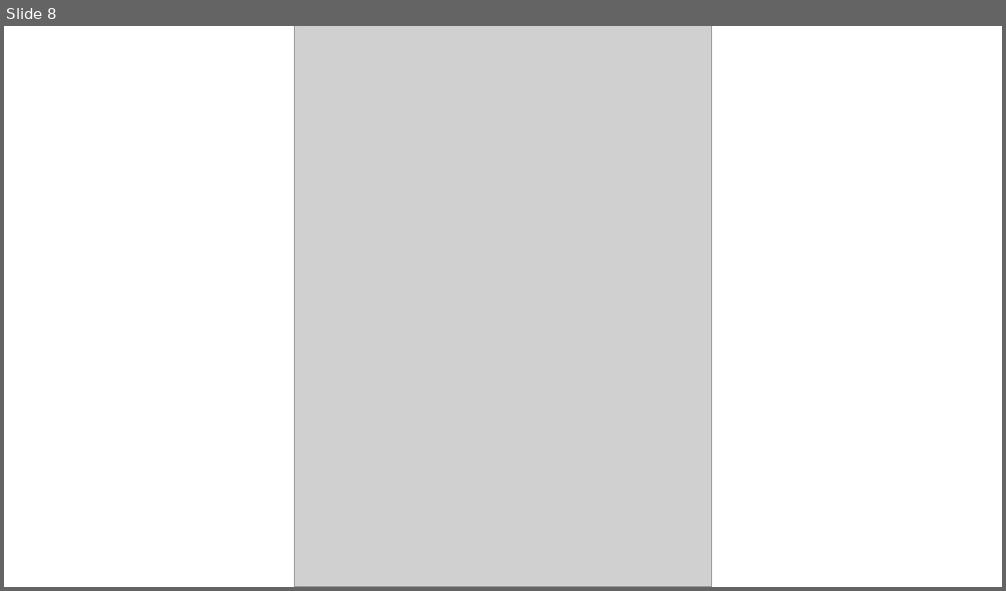
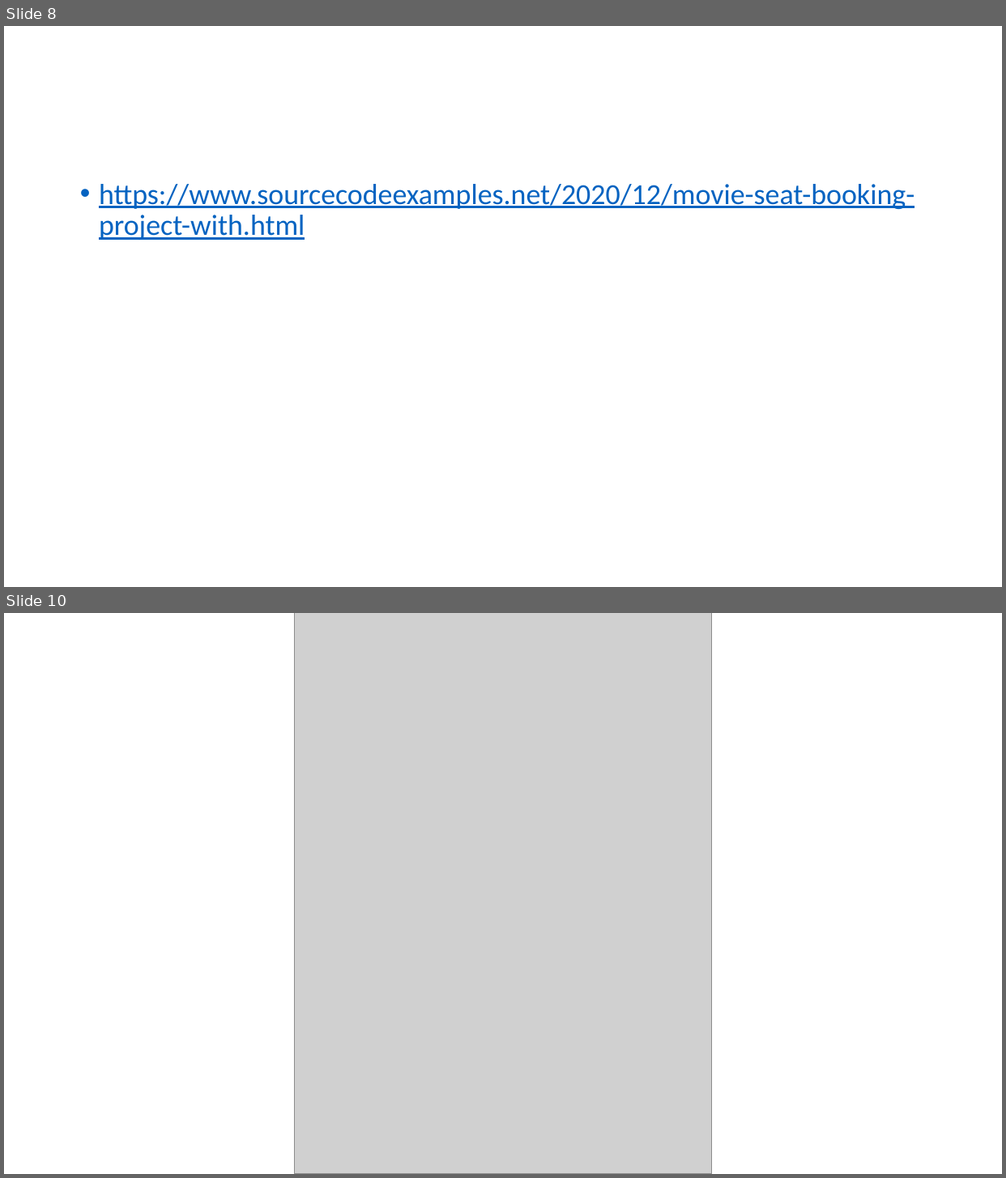
Before and after one commit to shanecalebz/movie4717, a slide deck: Wireframes_ver1.2.pptx. Shown one above the other, each under a label of ours: slide 8 before the commit, slides 8 and 10 after it; the slides between them are not shown. The pictures are 1006x591 and 1006x1178 pixels, drawn with LibreOffice and Linux fonts; fonts in the diff are those of the drawing; grey boxes stand for pictures. Boxes give left, top, right and bottom in pixels: in the first picture for what was removed or moved away, otherwise in the second. Text is boxed around its words. In the diff, an @@ line names an element or a change of style, - is before the commit and + after.

```diff
--- a/Wireframes_ver1.2.pptx
+++ b/Wireframes_ver1.2.pptx
@@ slide 8 added at (x1=4, y1=26, x2=1002, y2=587), background #FFFFFF @@
@@ text added at (x1=99, y1=184, x2=914, y2=240), 28 pt, text #0563C1, underline @@
+• https://www.sourcecodeexamples.net/2020/12/movie-seat-booking-project-with.html
@@ what was slide 8 is now slide 10 @@
```
Also in this commit, not shown: 1 slide changed, 6 other slides added, 4 slides removed, 1 other file.
